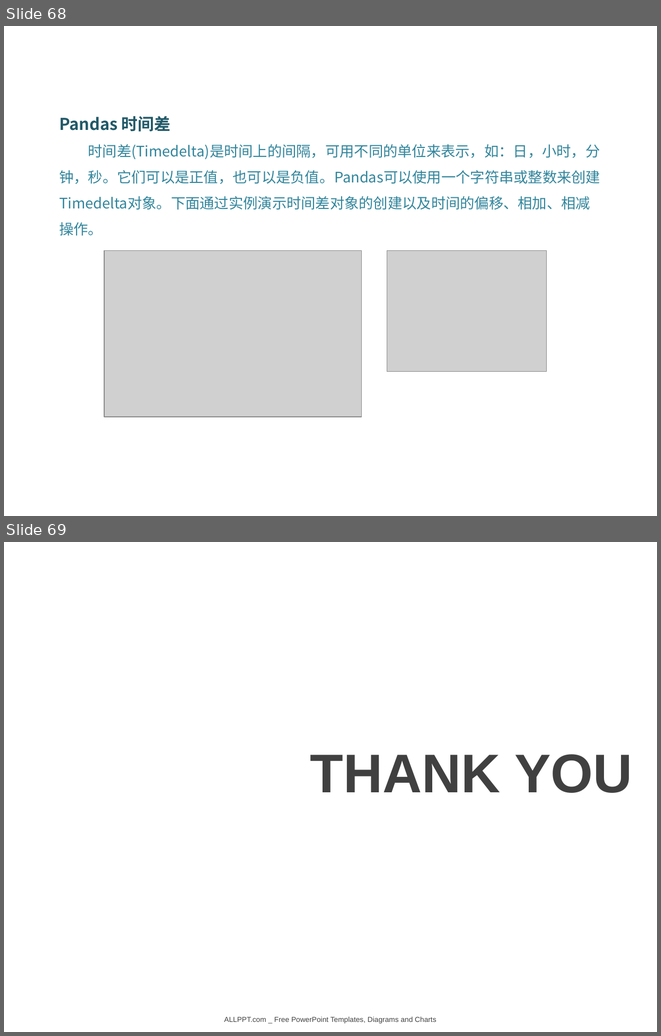
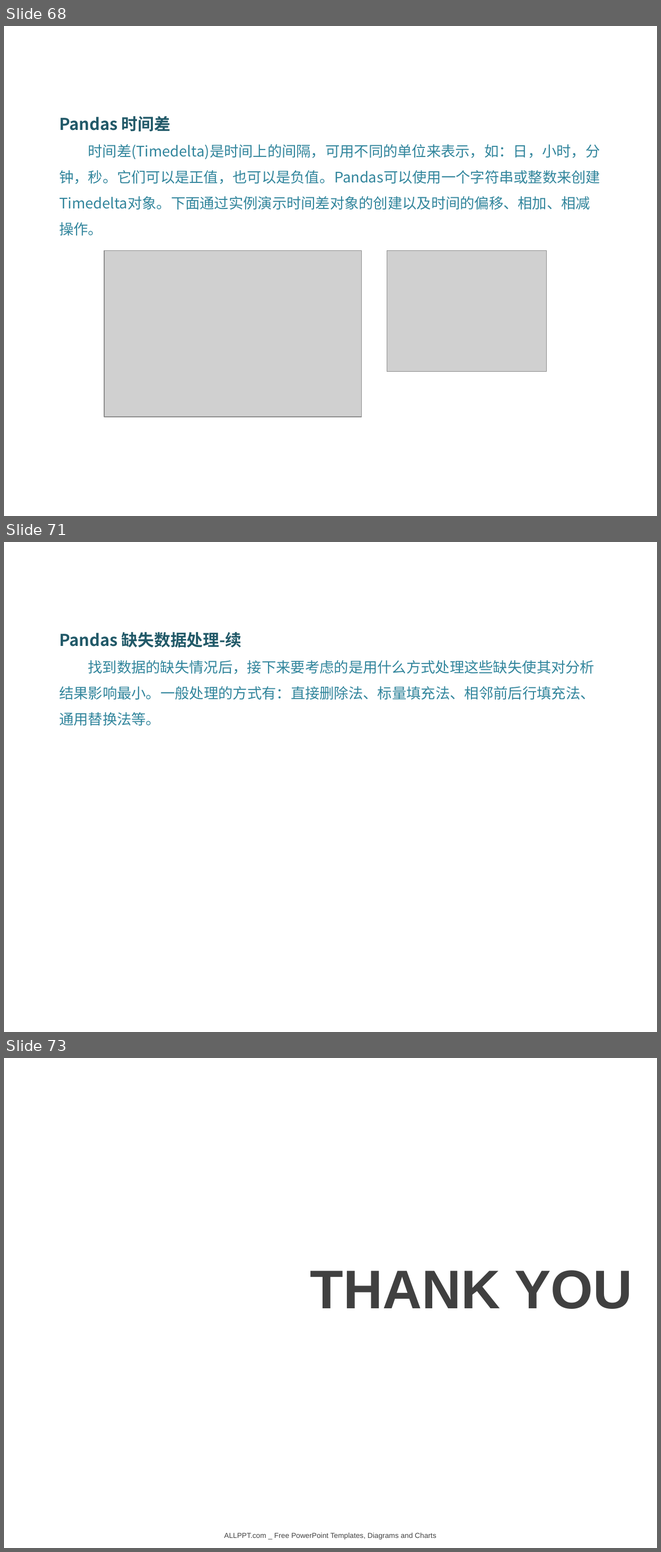
Before and after one commit to DataScienceCoding/Python-Data-Analysis, a slide deck: Python-Data-Analysis.pptx. Shown one above the other, each under a label of ours: slides 68 and 69 before the commit, slides 68, 71 and 73 after it; the slides between them are not shown. The pictures are 661x1036 and 661x1552 pixels, drawn with LibreOffice and Linux fonts; fonts in the diff are those of the drawing; grey boxes stand for pictures; background and template pictures are left out. Boxes give left, top, right and bottom in pixels: in the first picture for what was removed or moved away, otherwise in the second. Text is boxed around its words. In the diff, an @@ line names an element or a change of style, - is before the commit and + after.

```diff
--- a/Python-Data-Analysis.pptx
+++ b/Python-Data-Analysis.pptx
@@ slide 71 added at (x1=4, y1=542, x2=657, y2=1032), background picture (left out) @@
@@ text added at (x1=59, y1=632, x2=595, y2=725), 16 pt, text #31859C @@
+Pandas 缺失数据处理-续
+找到数据的缺失情况后，接下来要考虑的是用什么方式处理这些缺失使其对分析结果影响最小。一般处理的方式有：直接删除法、标量填充法、相邻前后行填充法、通用替换法等。
@@ what was slide 69 is now slide 73 @@
```
Also in this commit, not shown: 2 slides changed, 3 other slides added, 2 other files.
